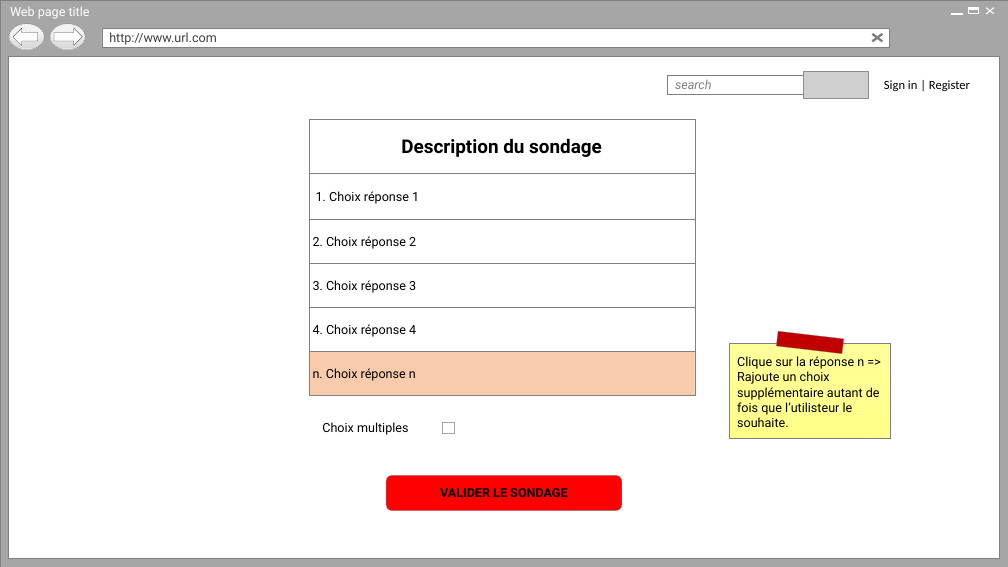
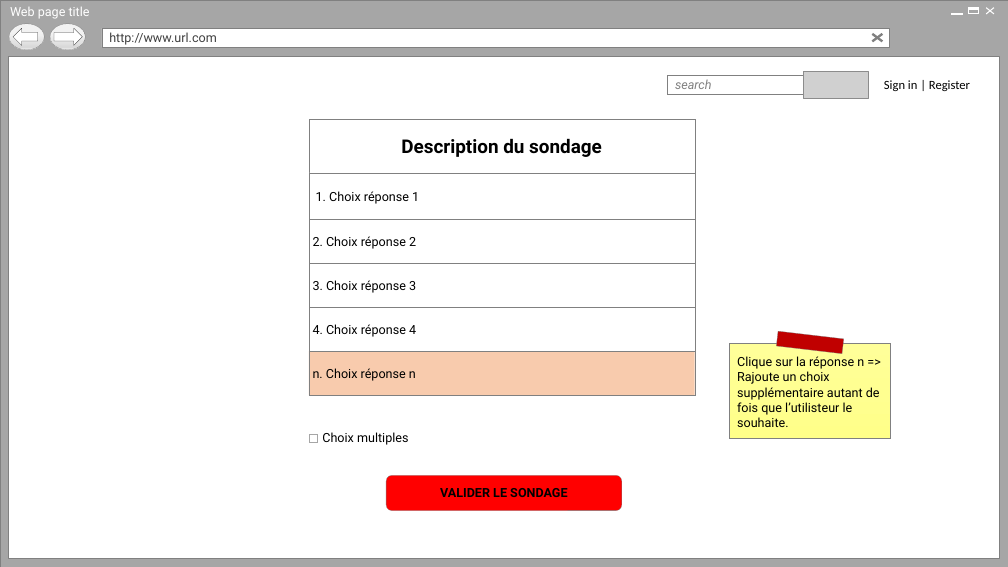
Before and after one commit to Holyz1988/PROJET1-ASP.NET, a slide deck: slide 5 of Page d’acceuil.pptx (slide 4 before the commit). Drawn at 1008x567 pixels with LibreOffice and Linux fonts; fonts in the diff are those of the drawing; grey boxes stand for pictures; background and template pictures are left out. Boxes give left, top, right and bottom in pixels: in the first picture for what was removed or moved away, otherwise in the second. Text is boxed around its words. In the diff, an @@ line names an element or a change of style, - is before the commit and + after.

```diff
--- a/Page d’acceuil.pptx
+++ b/Page d’acceuil.pptx
@@ text "Choix multiples": place and size @@
-text "Choix multiples" at <box>322,422,408,435</box>
+text "Choix multiples" at <box>322,432,408,445</box>
@@ rectangle: place and size @@
-rectangle at <box>442,423,454,434</box>
+rectangle at <box>309,434,318,442</box>
```
Also in this commit, not shown: 5 slides added.
